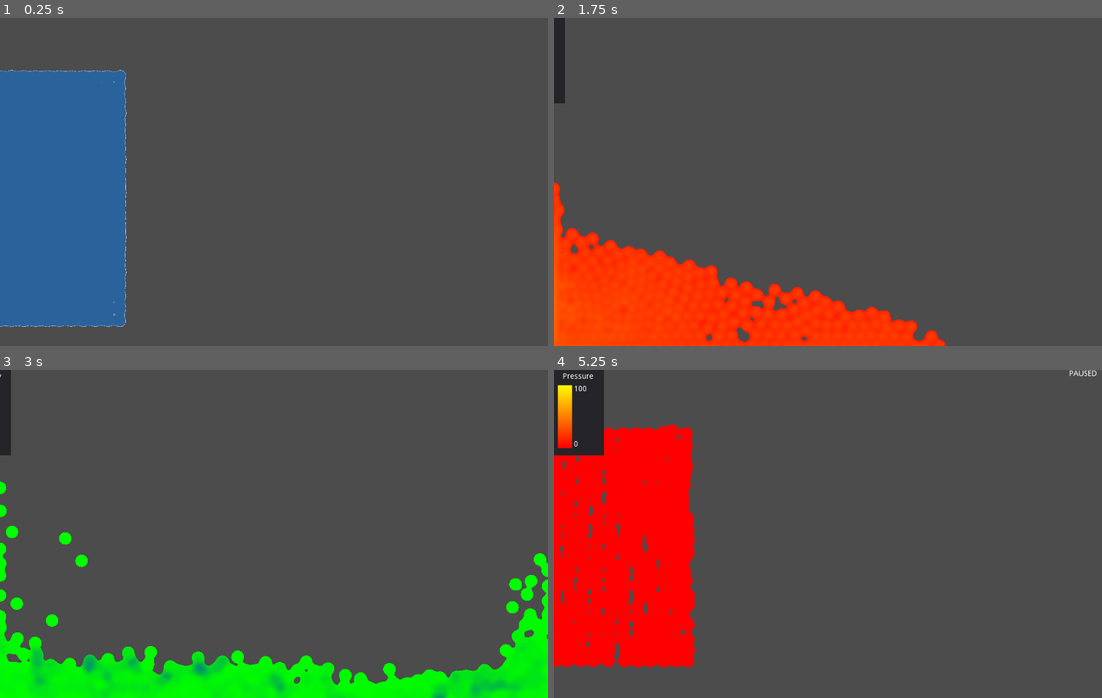
Above: before the commit, frames 1-4 (two rows, left to right).
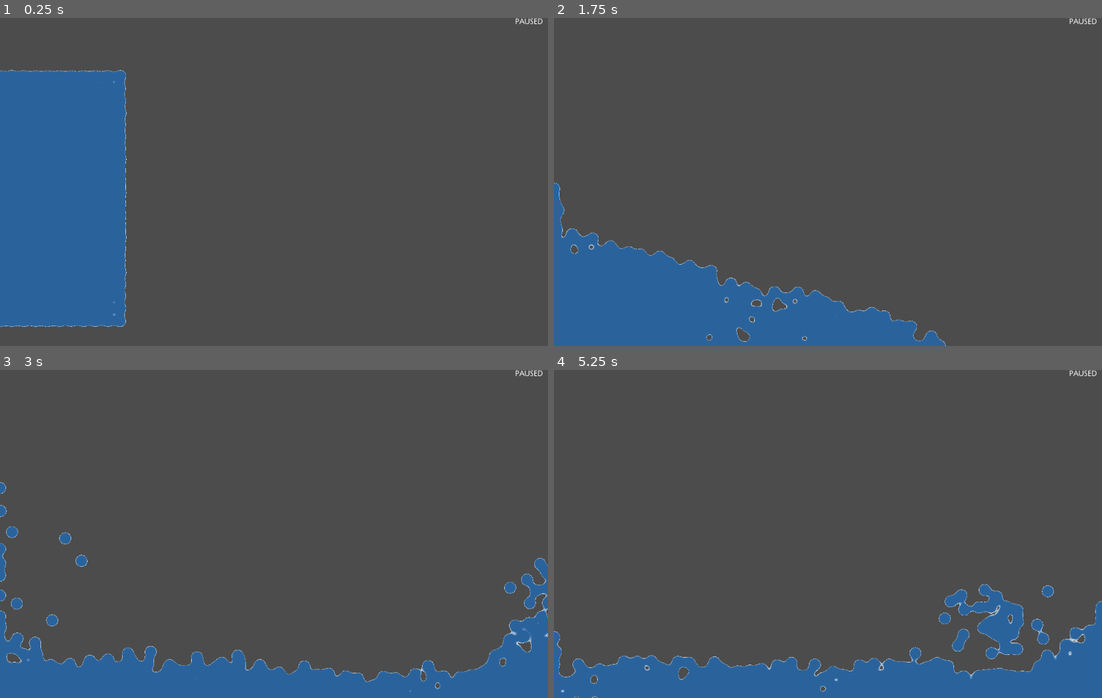
Above: after the commit, the same moments.

Repository: SIsilicon/SPHater-Godot-Demo
Game: Godot game, scene res://Liquid.tscn
Two runs of this game, one before a commit and one after it. Both use one fixed random seed, a clock stepped at 60 frames per second and the inputs below.
Inputs (mouse positions are in pixels of both pictures, inside the frame that each line leads up to):
- Up to frame 1 (0.25 s): no input
- Up to frame 2 (1.75 s): move the mouse to (948, 165) at 0.52 s; press the mouse at (948, 165) at 0.53 s; hold Right (ui_right) 0.53-1.28 s; tap 1 (blobby) at 0.8, 1.35 s; move the mouse to (718, 198) at 1.27 s; release the mouse at (718, 198) at 1.28 s; hold Down (ui_down) from 1.28 s (still down); tap 2 (pressure) at 1.55 s
- Up to frame 3 (3 s): move the mouse to (328, 461) at 2.02 s; release Down (ui_down) at 2.03 s; hold Right (ui_right) 2.03-2.78 s; tap 2 (pressure) at 2.1 s; tap 3 (viscosity) at 2.3, 2.85 s; move the mouse to (246, 599) at 2.77 s; hold Up (ui_up) from 2.78 s (still down)
- Up to frame 4 (5.25 s): click (800, 599) at 3.05 s; move the mouse to (992, 583) at 3.52 s; release Up (ui_up) at 3.53 s; press the mouse at (992, 583) at 3.53 s; hold Left (ui_left) 3.53-5.03 s; tap 1 (blobby) at 3.8, 4.35 s; tap P (pause) at 4.15 s; move the mouse to (663, 484) at 4.27 s; release the mouse at (663, 484) at 4.28 s; tap 2 (pressure) at 4.55, 5.1 s; tap R (reset) at 4.9 s; move the mouse to (855, 534) at 5.02 s; hold Down (ui_down) from 5.03 s (still down)

The runs differ from the first frame. In frame 1, less than 0.1% of the frame differs, in the area x 94-99%, y 0-2%; in frame 2, 15%; in frame 3, 14%; in frame 4, 32%, in the area x 0-100%, y 0-100%.

Commit message:
refact: decouple input logic from main simulation script

Diff:
--- a/Liquid.tscn
+++ b/Liquid.tscn
@@ -1,10 +1,11 @@
-[gd_scene load_steps=11 format=2]
+[gd_scene load_steps=12 format=2]
 
 [ext_resource path="res://sprites/halo.png" type="Texture" id=1]
 [ext_resource path="res://scripts/Main.gd" type="Script" id=2]
 [ext_resource path="res://demo/gui/water_preset.tres" type="Texture" id=3]
 [ext_resource path="res://demo/gui/vis_pressure.tres" type="Texture" id=4]
 [ext_resource path="res://demo/scripts/GUIBar.gd" type="Script" id=5]
+[ext_resource path="res://scripts/Input.gd" type="Script" id=6]
 
 [sub_resource type="Shader" id=1]
 code = "shader_type canvas_item;
@@ -61,18 +62,12 @@
 texture = SubResource( 3 )
 centered = false
 
-[node name="mouse" type="Sprite" parent="."]
-modulate = Color( 1, 1, 1, 0 )
-material = SubResource( 5 )
-texture = ExtResource( 1 )
-
 [node name="Panel" type="Panel" parent="."]
 margin_left = -100.0
 margin_right = -9.0
 margin_bottom = 156.0
 script = ExtResource( 5 )
 __meta__ = {
-"_edit_group_": true,
 "_edit_use_anchors_": false
 }
 
@@ -110,7 +105,6 @@
 [node name="Tween" type="Tween" parent="Panel"]
 
 [node name="Paused" type="Label" parent="."]
-visible = false
 margin_left = 940.0
 margin_right = 991.0
 margin_bottom = 14.0
@@ -119,3 +113,14 @@
 uppercase = true
 
 [node name="Tween" type="Tween" parent="."]
+
+[node name="Input" type="Node2D" parent="."]
+script = ExtResource( 6 )
+
+[node name="mouse" type="Sprite" parent="Input"]
+modulate = Color( 1, 1, 1, 0 )
+material = SubResource( 5 )
+texture = ExtResource( 1 )
+
+[node name="LiquidView" type="Area2D" parent="."]
+visible = false
--- /dev/null
+++ b/scripts/Input.gd
@@ -0,0 +1,63 @@
+extends Node2D
+
+var Constants = preload('res://scripts/Constants.gd')
+# var SPH = preload('res://scripts/SPH/Solver.gd').new()
+
+var i_reset = 1.0
+var display_mode = Constants.DRAW_MODE_BLOB
+var particle_mat = CanvasItemMaterial.new()
+var first_few_frames = true
+var paused = false
+
+onready var view = get_node('../View')
+onready var label_paused = get_node('../Paused')
+onready var tween = get_node('../Tween')
+onready var fluid_display = get_node('../FluidDisplay')
+onready var panel = get_node('../Panel')
+onready var parent = get_parent()
+
+func _ready():
+	$mouse.scale /= 32.0
+	$mouse.scale *= 3 * Constants.KERNEL_RANGE * Constants.SCALE
+
+func _physics_process(delta):
+	handle_input()
+
+func handle_input():
+	$mouse.position = view.get_mouse_position()
+	if Input.is_action_just_pressed('attract'): $mouse.modulate = Color(1,1,1,1)
+	if Input.is_action_pressed('attract'):
+		var mouse_pos = view.get_mouse_position() / Constants.SCALE
+		parent.SPH.attraction_force(mouse_pos, -8)
+	if Input.is_action_just_released('attract'): $mouse.modulate = Color(1,1,1,0)
+
+	if Input.is_action_just_released('pause'):
+		parent.paused = !parent.paused
+		#paused = !paused
+		label_paused.visible = parent.paused
+
+	if Input.is_action_just_released('reset'):
+		#SPH._init()
+		#$Tween.interpolate_property(self, 'paused', true, paused, 0.7, Tween.TRANS_LINEAR, Tween.EASE_IN, 0)
+		#$Tween.interpolate_property(self, 'i_reset', 0.0, 1.0, 0.7, Tween.TRANS_LINEAR, Tween.EASE_IN_OUT, 0)
+		#$Tween.start()
+		i_reset = 0.0
+
+	if Input.is_action_just_released('blobby'):
+		display_mode = Constants.DRAW_MODE_BLOB
+		particle_mat.blend_mode = particle_mat.BLEND_MODE_ADD
+		fluid_display.material.set_shader_param('blobby', true)
+		fluid_display.material.set_shader_param('color_ramp', preload('res://demo/gui/water_preset.tres'))
+		panel.swap(Constants.DRAW_MODE_BLOB)
+	# elif Input.is_action_just_released('pressure'):
+	# 	display_mode = Constants.DRAW_MODE_PRESSURE
+	# 	particle_mat.blend_mode = particle_mat.BLEND_MODE_MIX
+	# 	$FluidDisplay.material.set_shader_param('blobby', false)
+	# 	$FluidDisplay.material.set_shader_param('color_ramp', preload('res://demo/gui/vis_pressure.tres'))
+	# 	$Panel.swap(Constants.DRAW_MODE_PRESSURE)
+	# elif Input.is_action_just_released('viscosity'):
+	# 	display_mode = Constants.DRAW_MODE_VISCOSITY
+	# 	particle_mat.blend_mode = particle_mat.BLEND_MODE_MIX
+	# 	$FluidDisplay.material.set_shader_param('blobby', false)
+	# 	$FluidDisplay.material.set_shader_param('color_ramp', preload('res://demo/gui/vis_viscosity.tres'))
+	# 	$Panel.swap(Constants.DRAW_MODE_VISCOSITY)
--- a/scripts/Main.gd
+++ b/scripts/Main.gd
@@ -1,7 +1,6 @@
 extends Node
 
 var Constants = preload('res://scripts/Constants.gd')
-
 var SPH = preload('res://scripts/SPH/Solver.gd').new()
 
 var default_scale = Vector2(1,1)/64.0 * Constants.KERNEL_RANGE * Constants.SCALE
@@ -10,6 +9,9 @@
 
 var first_few_frames = true
 var paused = false
+
+#interpolation value between current particle position and SPH's particle position
+var i_reset = 1.0
 
 func _ready():
 	particle_mat.blend_mode = particle_mat.BLEND_MODE_ADD
@@ -26,16 +28,8 @@
 		waterdraw.scale = default_scale
 		$View.add_child(waterdraw)
 
-	$mouse.scale /= 32.0
-	$mouse.scale *= 3 * Constants.KERNEL_RANGE * Constants.SCALE
-
-#interpolation value between current particle position and SPH's particle position
-var i_reset = 1.0
 
 func _physics_process(delta):
-
-	handle_input()
-
 	if !paused: update_fluid(delta)
 
 	for p in range(SPH.particles.size()):
@@ -49,43 +43,6 @@
 		#draw_point.scale = default_scale
 		#draw_point.scale.x *= 1 + SPH.particles[p].velocity.length()
 
-func handle_input():
-	$mouse.position = $View.get_mouse_position()
-	if Input.is_action_just_pressed('attract'): $mouse.modulate = Color(1,1,1,1)
-	if Input.is_action_pressed('attract'):
-		var mouse_pos = $View.get_mouse_position() / Constants.SCALE
-		SPH.attraction_force(mouse_pos, -8)
-	if Input.is_action_just_released('attract'): $mouse.modulate = Color(1,1,1,0)
-
-	if Input.is_action_just_released('pause'):
-		paused = !paused
-		$Paused.visible = paused
-
-	if Input.is_action_just_released('reset'):
-		SPH._init()
-		$Tween.interpolate_property(self, 'paused', true, paused, 0.7, Tween.TRANS_LINEAR, Tween.EASE_IN, 0)
-		$Tween.interpolate_property(self, 'i_reset', 0.0, 1.0, 0.7, Tween.TRANS_LINEAR, Tween.EASE_IN_OUT, 0)
-		$Tween.start()
-		i_reset = 0.0
-
-	if Input.is_action_just_released('blobby'):
-		display_mode = Constants.DRAW_MODE_BLOB
-		particle_mat.blend_mode = particle_mat.BLEND_MODE_ADD
-		$FluidDisplay.material.set_shader_param('blobby', true)
-		$FluidDisplay.material.set_shader_param('color_ramp', preload('res://demo/gui/water_preset.tres'))
-		$Panel.swap(Constants.DRAW_MODE_BLOB)
-	elif Input.is_action_just_released('pressure'):
-		display_mode = Constants.DRAW_MODE_PRESSURE
-		particle_mat.blend_mode = particle_mat.BLEND_MODE_MIX
-		$FluidDisplay.material.set_shader_param('blobby', false)
-		$FluidDisplay.material.set_shader_param('color_ramp', preload('res://demo/gui/vis_pressure.tres'))
-		$Panel.swap(Constants.DRAW_MODE_PRESSURE)
-	elif Input.is_action_just_released('viscosity'):
-		display_mode = Constants.DRAW_MODE_VISCOSITY
-		particle_mat.blend_mode = particle_mat.BLEND_MODE_MIX
-		$FluidDisplay.material.set_shader_param('blobby', false)
-		$FluidDisplay.material.set_shader_param('color_ramp', preload('res://demo/gui/vis_viscosity.tres'))
-		$Panel.swap(Constants.DRAW_MODE_VISCOSITY)
 
 func update_fluid(delta):
 	SPH.update(Constants.TIMESTEP if first_few_frames else delta, display_mode)
